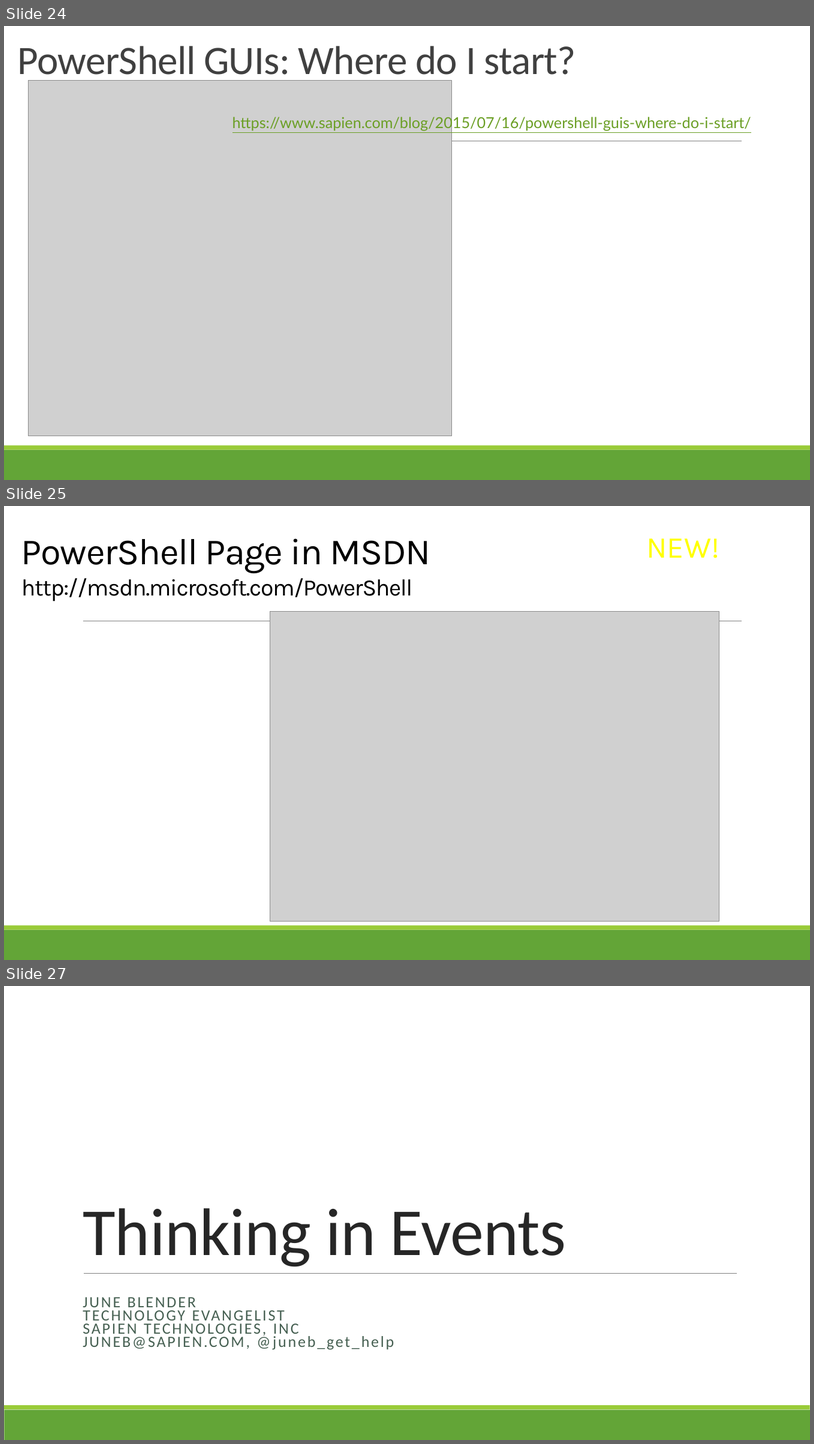
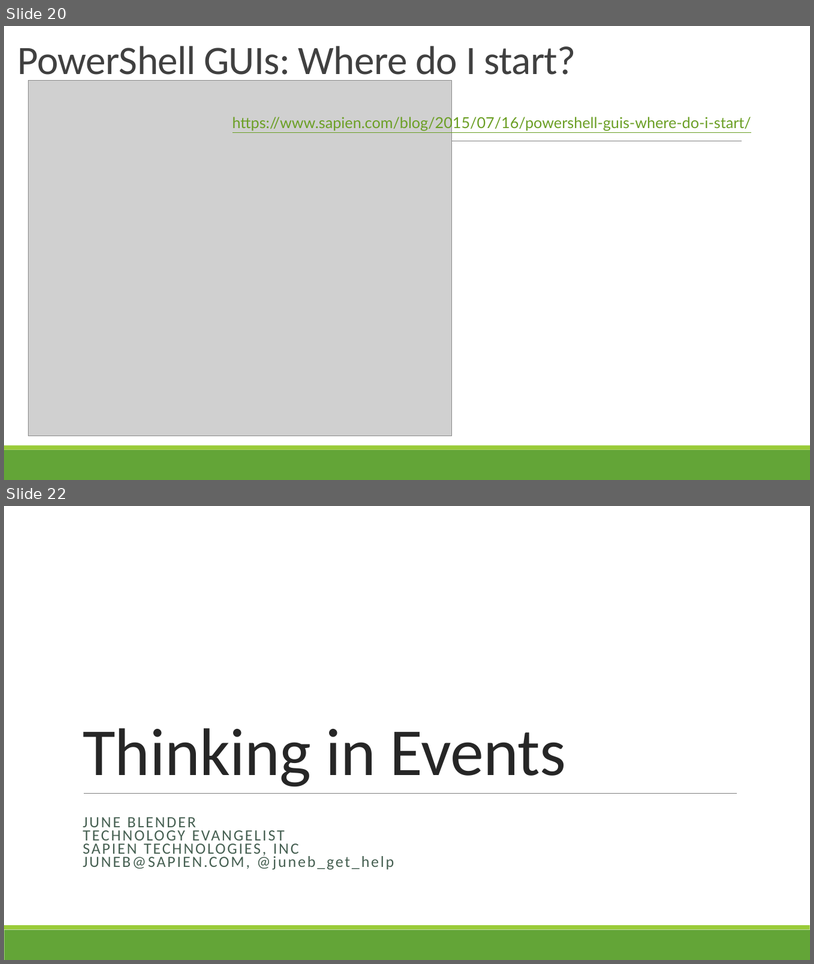
Before and after one commit to juneb/ThinkingInEvents, a slide deck: ThinkingInEvents-UserGroupTalk.pptx. Shown one above the other, each under a label of ours: slides 24, 25 and 27 before the commit, slides 20 and 22 after it; the slides between them are not shown. The pictures are 814x1444 and 814x964 pixels, drawn with LibreOffice and Linux fonts; fonts in the diff are those of the drawing; grey boxes stand for pictures. Boxes give left, top, right and bottom in pixels: in the first picture for what was removed or moved away, otherwise in the second. Text is boxed around its words. In the diff, an @@ line names an element or a change of style, - is before the commit and + after.

```diff
--- a/ThinkingInEvents-UserGroupTalk.pptx
+++ b/ThinkingInEvents-UserGroupTalk.pptx
@@ slide 25 removed at <box>4,506,810,960</box>, background #FFFFFF; not listed: 3 template elements that a slide beside it also shows @@
@@ text removed at <box>21,538,431,601</box> @@
-PowerShell Page in MSDN
-http://msdn.microsoft.com/PowerShell
@@ text removed at <box>647,538,720,558</box> @@
-NEW!
@@ picture removed at <box>270,611,720,921</box> @@
@@ what was slide 24 is now slide 20 @@
@@ what was slide 27 is now slide 22 @@
```
Also in this commit, not shown: 7 slides changed, 1 slide added, 5 other slides removed.
